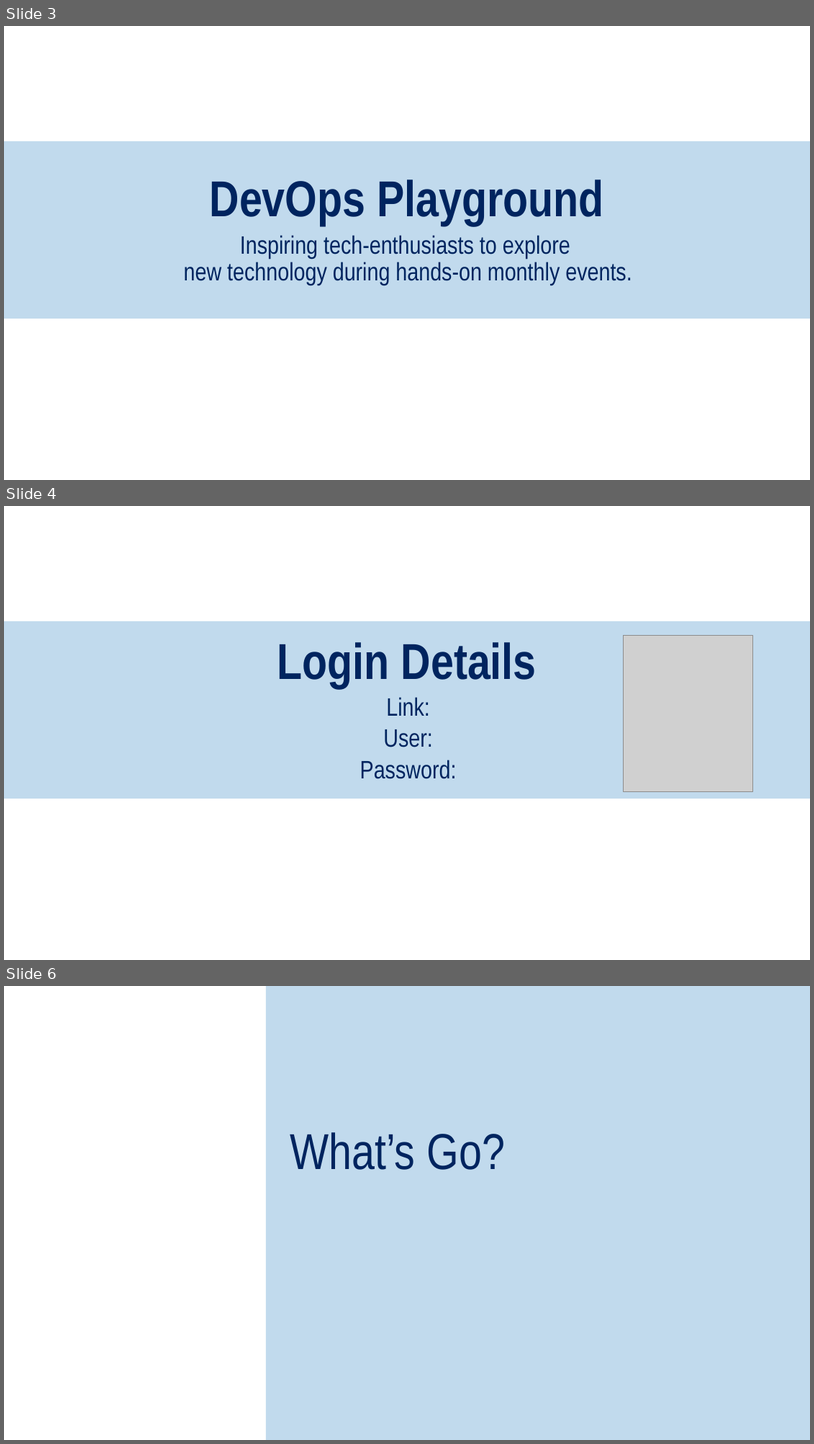
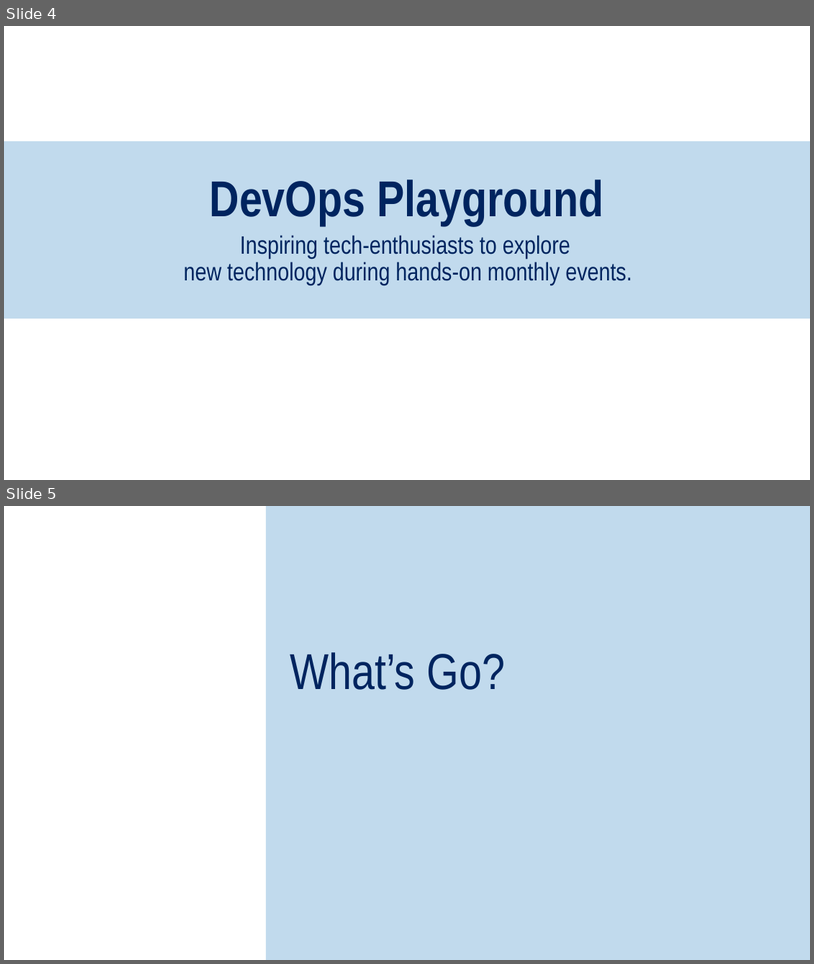
Before and after one commit to youshy/Hands-On-Ready-To-Deploy-Golang-CRUD-API, a slide deck: DevOps-Playground-Intro-Slides.pptx. Shown one above the other, each under a label of ours: slides 3, 4 and 6 before the commit, slides 4 and 5 after it; the slides between them are not shown. The pictures are 814x1444 and 814x964 pixels, drawn with LibreOffice and Linux fonts; fonts in the diff are those of the drawing; grey boxes stand for pictures; background and template pictures are left out. Boxes give left, top, right and bottom in pixels: in the first picture for what was removed or moved away, otherwise in the second. Text is boxed around its words. In the diff, an @@ line names an element or a change of style, - is before the commit and + after.

```diff
--- a/DevOps-Playground-Intro-Slides.pptx
+++ b/DevOps-Playground-Intro-Slides.pptx
@@ slide 4 removed at [4, 506, 810, 960], background picture (left out); not listed: 1 template element that a slide beside it also shows @@
@@ picture removed at [624, 635, 754, 792] @@
@@ text removed at [278, 642, 537, 779] @@
-Login Details
-  Link:
-  User:
-  Password:
@@ what was slide 3 is now slide 4 @@
@@ what was slide 6 is now slide 5 @@
```
Also in this commit, not shown: 1 slide changed.
